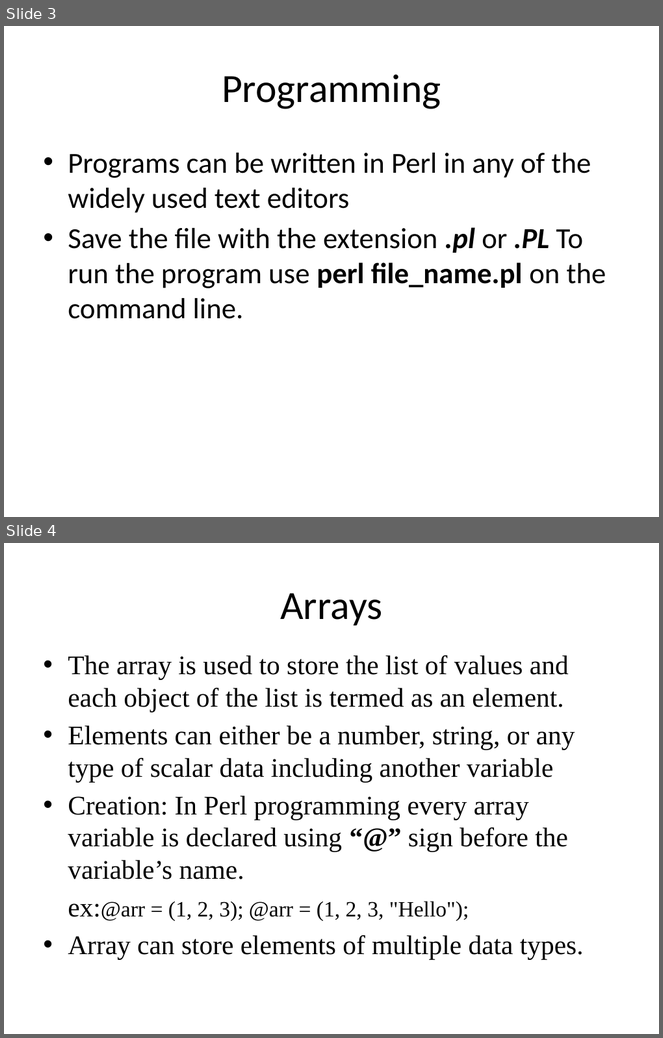
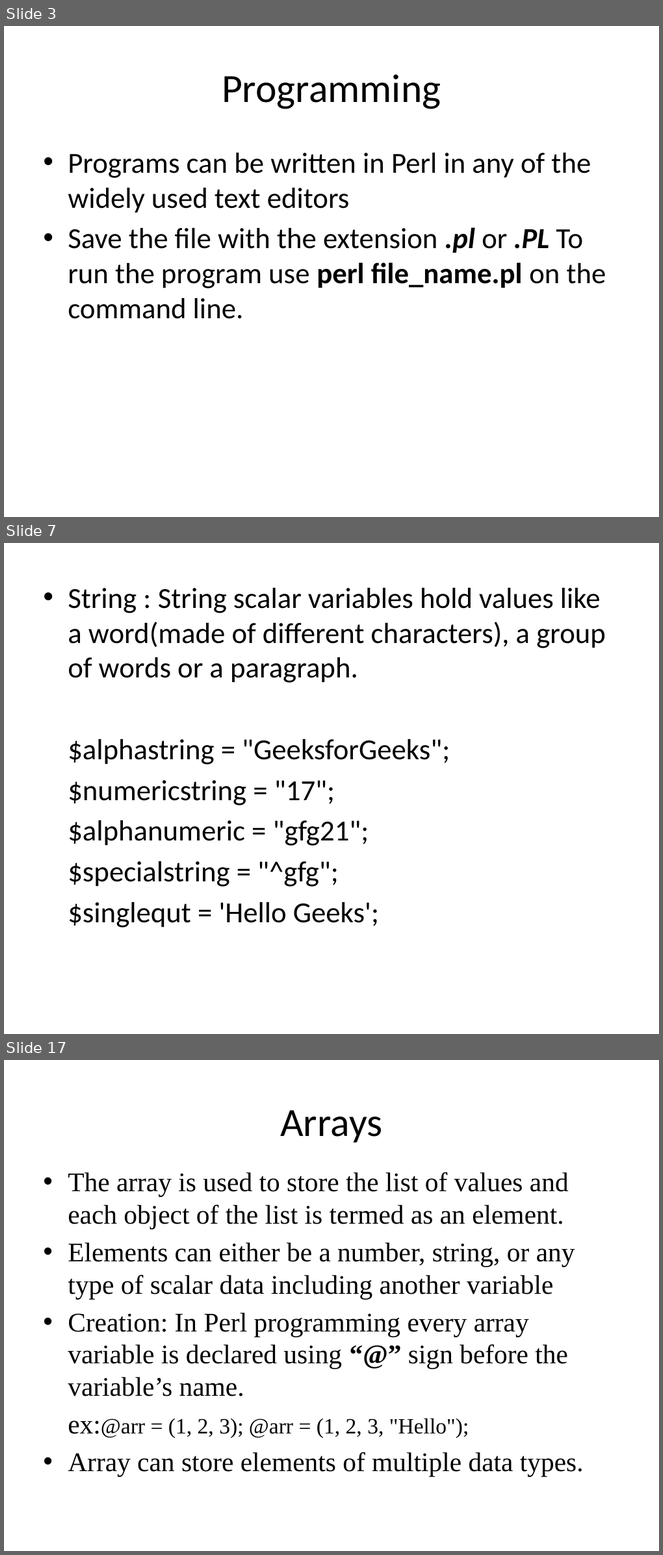
Before and after one commit to srivalli-project/BI_Team_Status, a slide deck: Santhoshi/PerlBasics.pptx. Shown one above the other, each under a label of ours: slides 3 and 4 before the commit, slides 3, 7 and 17 after it; the slides between them are not shown. The pictures are 663x1038 and 663x1555 pixels, drawn with LibreOffice and Linux fonts; fonts in the diff are those of the drawing. Boxes give left, top, right and bottom in pixels: in the first picture for what was removed or moved away, otherwise in the second. Text is boxed around its words. In the diff, an @@ line names an element or a change of style, - is before the commit and + after.

```diff
--- a/Santhoshi/PerlBasics.pptx
+++ b/Santhoshi/PerlBasics.pptx
@@ slide 7 added at bbox=[4, 543, 659, 1034], background #FFFFFF @@
@@ text added at bbox=[68, 588, 606, 928], 32 pt, text #000000 @@
+• String : String scalar variables hold values like a word(made of different characters), a group of words or a paragraph.
+$alphastring = "GeeksforGeeks";
+$numericstring = "17";
+$alphanumeric = "gfg21";
+$specialstring = "^gfg";
+$singlequt = 'Hello Geeks';
@@ what was slide 4 is now slide 17 @@
```
Also in this commit, not shown: 12 other slides added, 8 other files.
